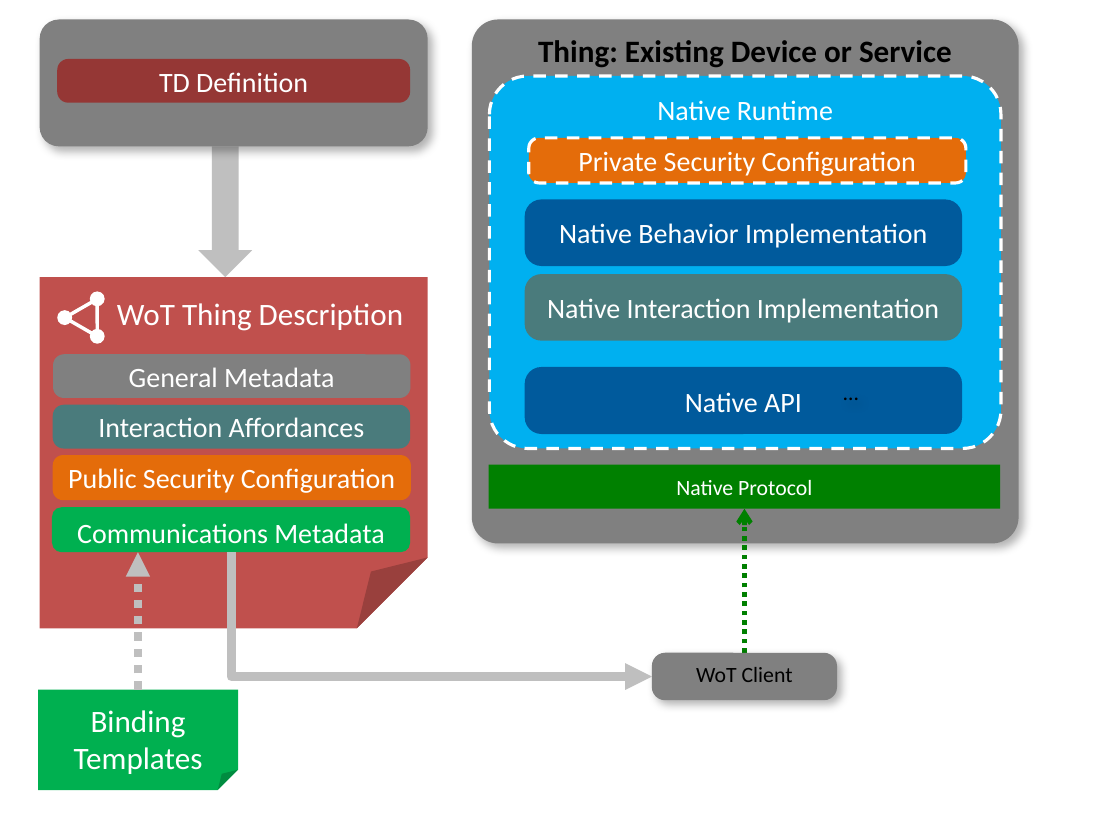
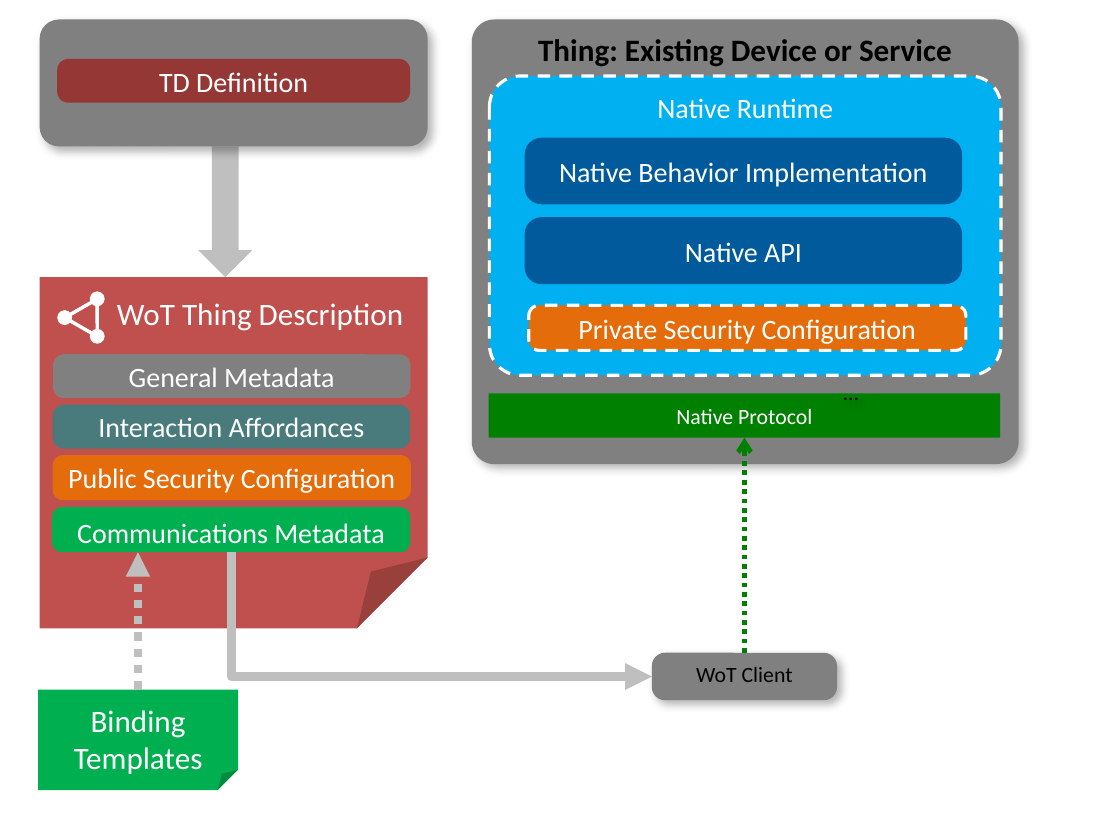
Before and after one commit to w3c/wot-architecture, a slide deck: slide 11 of images/wot-architecture-figures-new2.pptx (slide 9 before the commit). Drawn at 1120x840 pixels with LibreOffice and Linux fonts; fonts in the diff are those of the drawing. Boxes give left, top, right and bottom in pixels: in the first picture for what was removed or moved away, otherwise in the second. Text is boxed around its words. In the diff, an @@ line names an element or a change of style, - is before the commit and + after.

```diff
--- a/images/wot-architecture-figures-new2.pptx
+++ b/images/wot-architecture-figures-new2.pptx
@@ rounded rectangle "Thing: Existing Device or Service": place and size @@
-rounded rectangle "Thing: Existing Device or Service" at [472, 19, 1018, 543]
+rounded rectangle "Thing: Existing Device or Service" at [472, 19, 1018, 464]
@@ rounded rectangle "Native Runtime": place and size @@
-rounded rectangle "Native Runtime" at [489, 76, 1001, 449]
+rounded rectangle "Native Runtime" at [489, 76, 1001, 375]
@@ rounded rectangle "Native Behavior Implementation": place and size @@
-rounded rectangle "Native Behavior Implementation" at [525, 199, 963, 265]
+rounded rectangle "Native Behavior Implementation" at [525, 138, 963, 204]
@@ rounded rectangle "Native API": place and size @@
-rounded rectangle "Native API" at [525, 367, 963, 435]
+rounded rectangle "Native API" at [525, 217, 963, 284]
@@ rounded rectangle removed at [525, 274, 963, 340] @@
-Native Interaction Implementation
@@ rounded rectangle "Private Security Configuration": place and size @@
-rounded rectangle "Private Security Configuration" at [529, 138, 965, 183]
+rounded rectangle "Private Security Configuration" at [529, 306, 965, 351]
@@ rectangle "Native Protocol": place and size @@
-rectangle "Native Protocol" at [488, 465, 1000, 508]
+rectangle "Native Protocol" at [488, 393, 1000, 437]
@@ arrow moved from (745, 653) - (745, 508) to (745, 653) - (745, 438) @@
```
Also in this commit, not shown: 6 other slides changed, 2 slides added.
